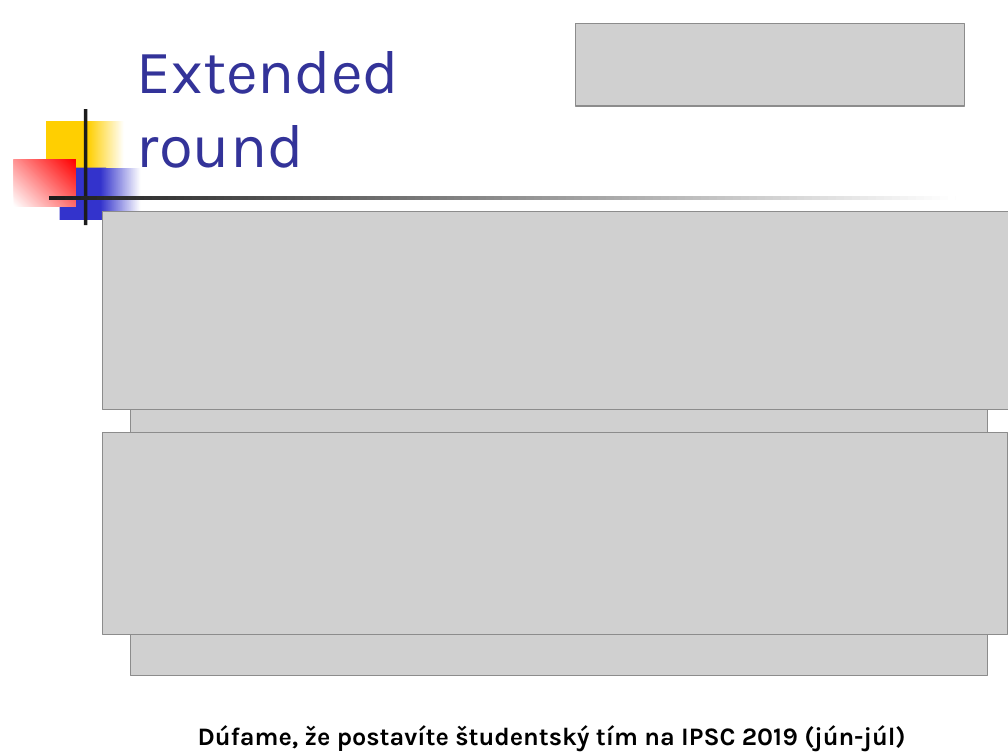
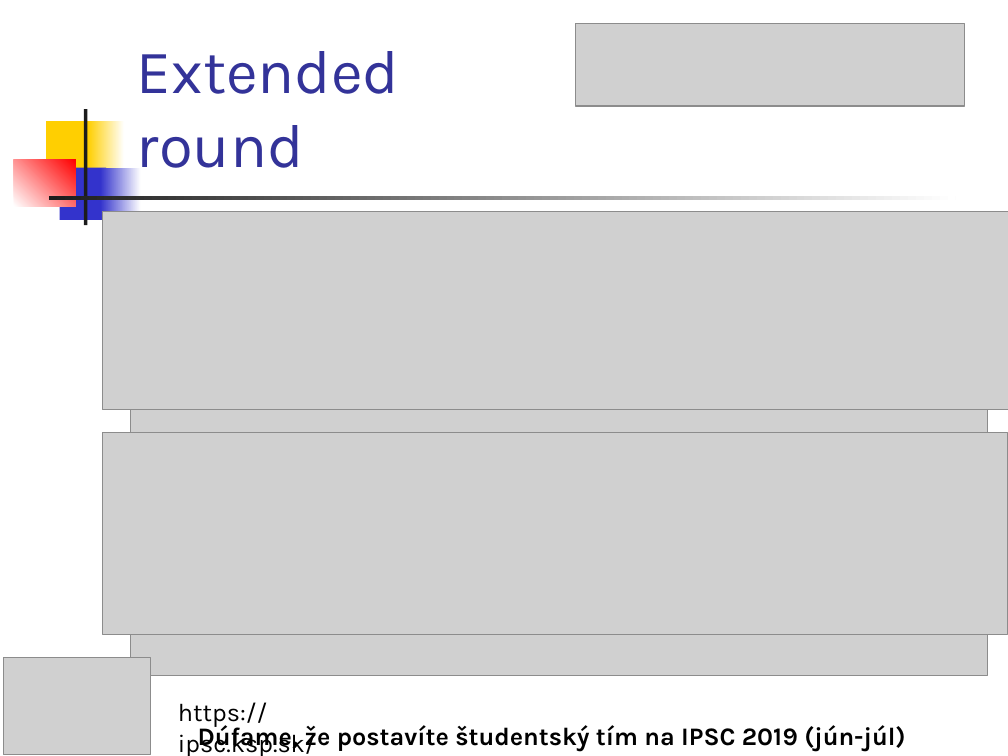
Before and after one commit to Programovanie4/Prednasky, a slide deck: slide 2 of 03/03_java_intro.ppt. Drawn at 1008x756 pixels with LibreOffice and Linux fonts; fonts in the diff are those of the drawing; grey boxes stand for pictures. Boxes give left, top, right and bottom in pixels: in the first picture for what was removed or moved away, otherwise in the second. Text is boxed around its words. In the diff, an @@ line names an element or a change of style, - is before the commit and + after.

```diff
--- a/03/03_java_intro.ppt
+++ b/03/03_java_intro.ppt
@@ picture added at bbox=[3, 657, 150, 755] @@
@@ text added at bbox=[178, 702, 316, 756], 18 pt, text #000000 @@
+https://ipsc.ksp.sk/
```
Also in this commit, not shown: 1 other slide changed, 2 other files.
